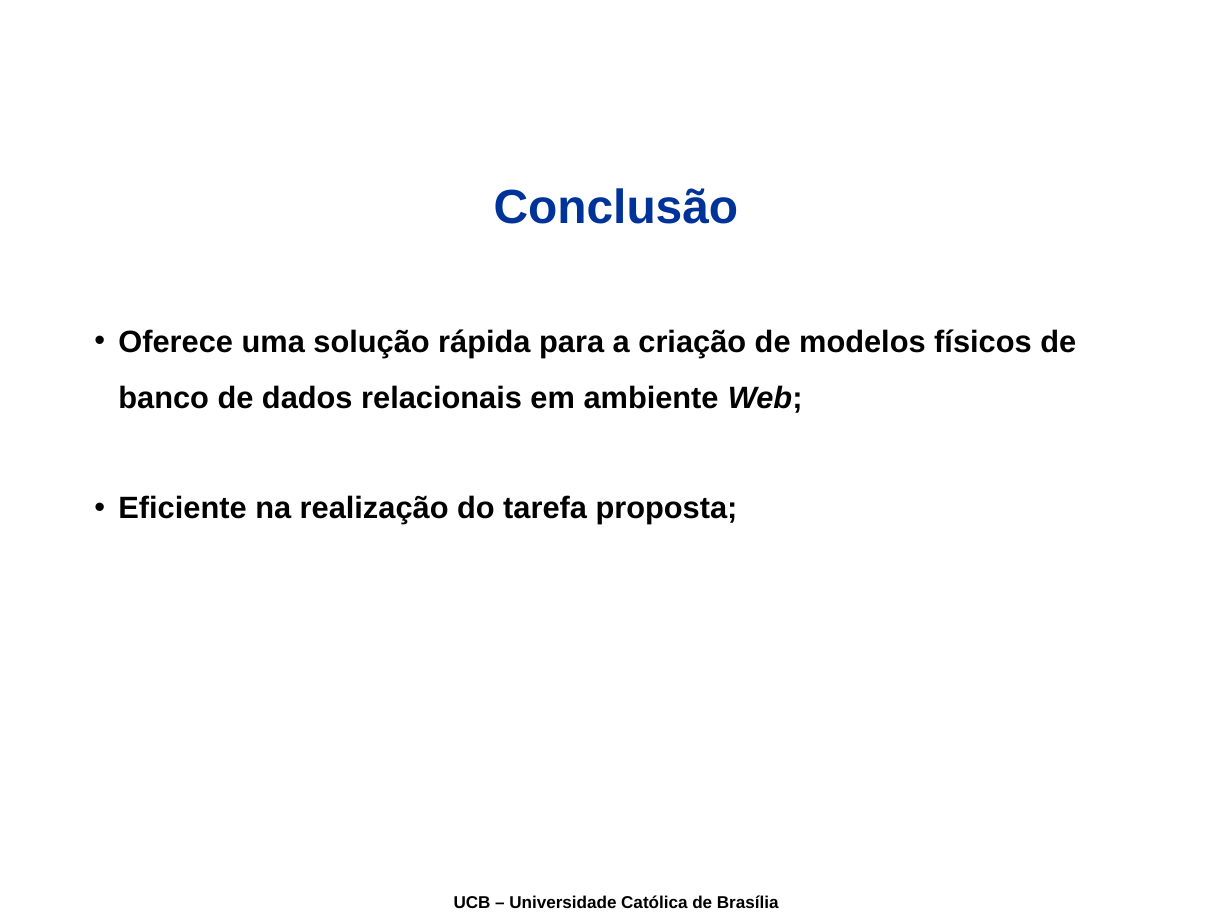
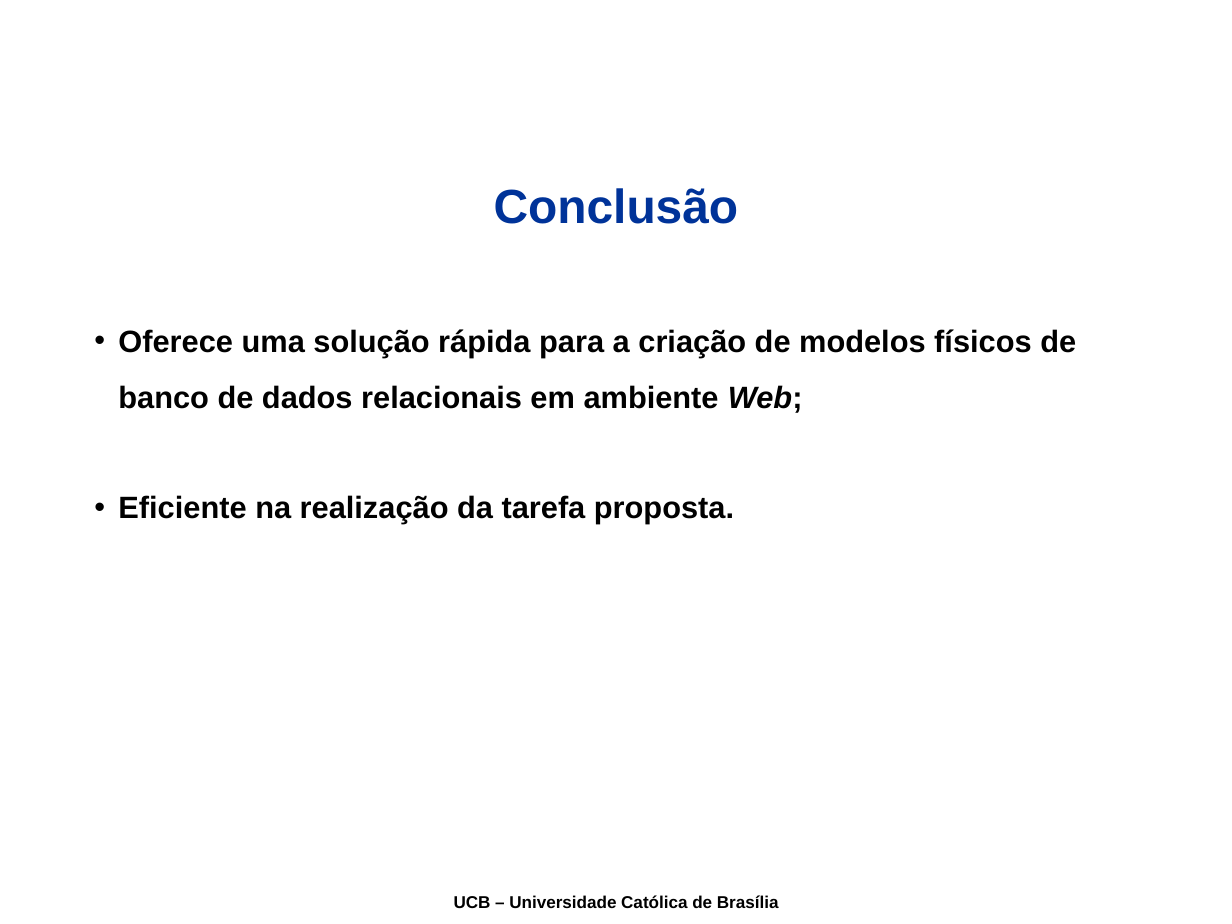
Before and after one commit to joaogabriel/webdatamodeling, a slide deck: slide 17 of docs/08-Apresentacao/Apresentação.ppt. Drawn at 1232x924 pixels with LibreOffice and Linux fonts; fonts in the diff are those of the drawing; background and template pictures are left out. Boxes give left, top, right and bottom in pixels: in the first picture for what was removed or moved away, otherwise in the second. Text is boxed around its words. In the diff, an @@ line names an element or a change of style, - is before the commit and + after.

```diff
--- a/docs/08-Apresentacao/Apresentação.ppt
+++ b/docs/08-Apresentacao/Apresentação.ppt
@@ text at <box>118,495,734,524</box>: text changed @@
-• Eficiente na realização do tarefa proposta;
+• Eficiente na realização da tarefa proposta.
```
Also in this commit, not shown: 3 other slides changed.
